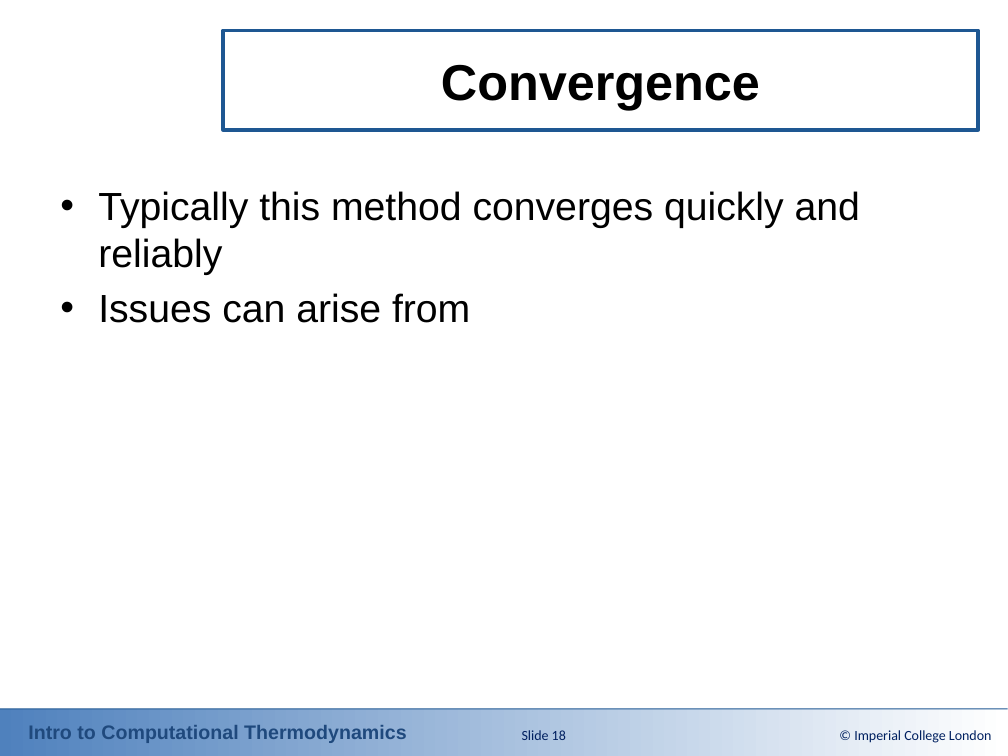
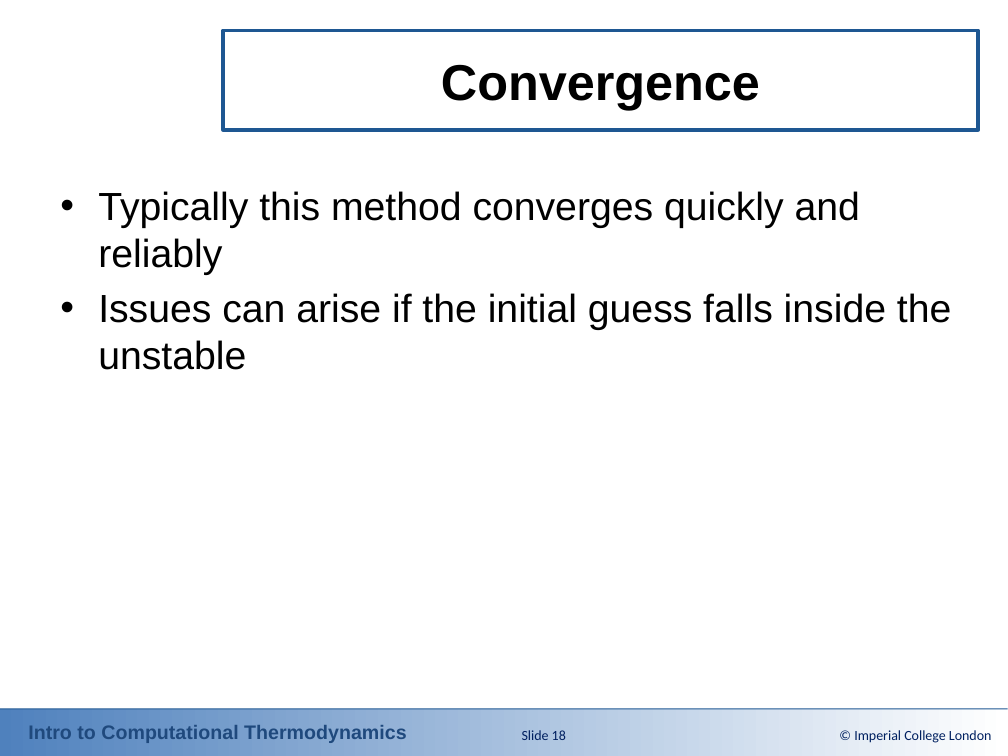
Before and after one commit to ClapeyronThermo/introduction-to-computational-thermodynamics, a slide deck: slide 18 of Part 3 - Solving the problems/Powerpoint Slides/3-1_Pressure_and_Volume_Solvers.pptx. Drawn at 1008x756 pixels with LibreOffice and Linux fonts; fonts in the diff are those of the drawing; background and template pictures are left out. Boxes give left, top, right and bottom in pixels: in the first picture for what was removed or moved away, otherwise in the second. Text is boxed around its words. In the diff, an @@ line names an element or a change of style, - is before the commit and + after.

```diff
--- a/Part 3 - Solving the problems/Powerpoint Slides/3-1_Pressure_and_Volume_Solvers.pptx
+++ b/Part 3 - Solving the problems/Powerpoint Slides/3-1_Pressure_and_Volume_Solvers.pptx
@@ text at (x1=98, y1=293, x2=951, y2=370): text changed @@
-• Issues can arise from
+• Issues can arise if the initial guess falls inside the unstable
```
Also in this commit, not shown: 1 other slide changed, 5 other files.
